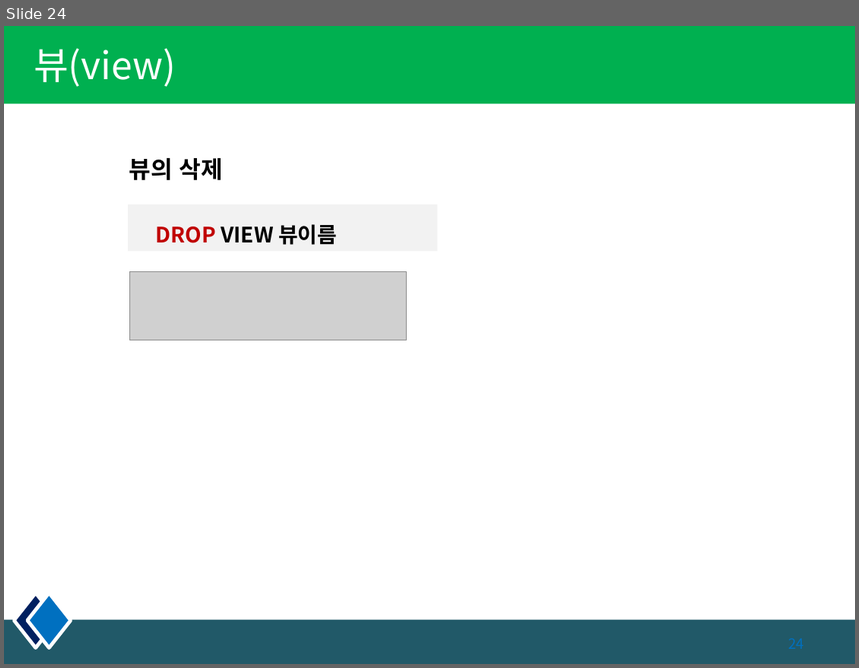
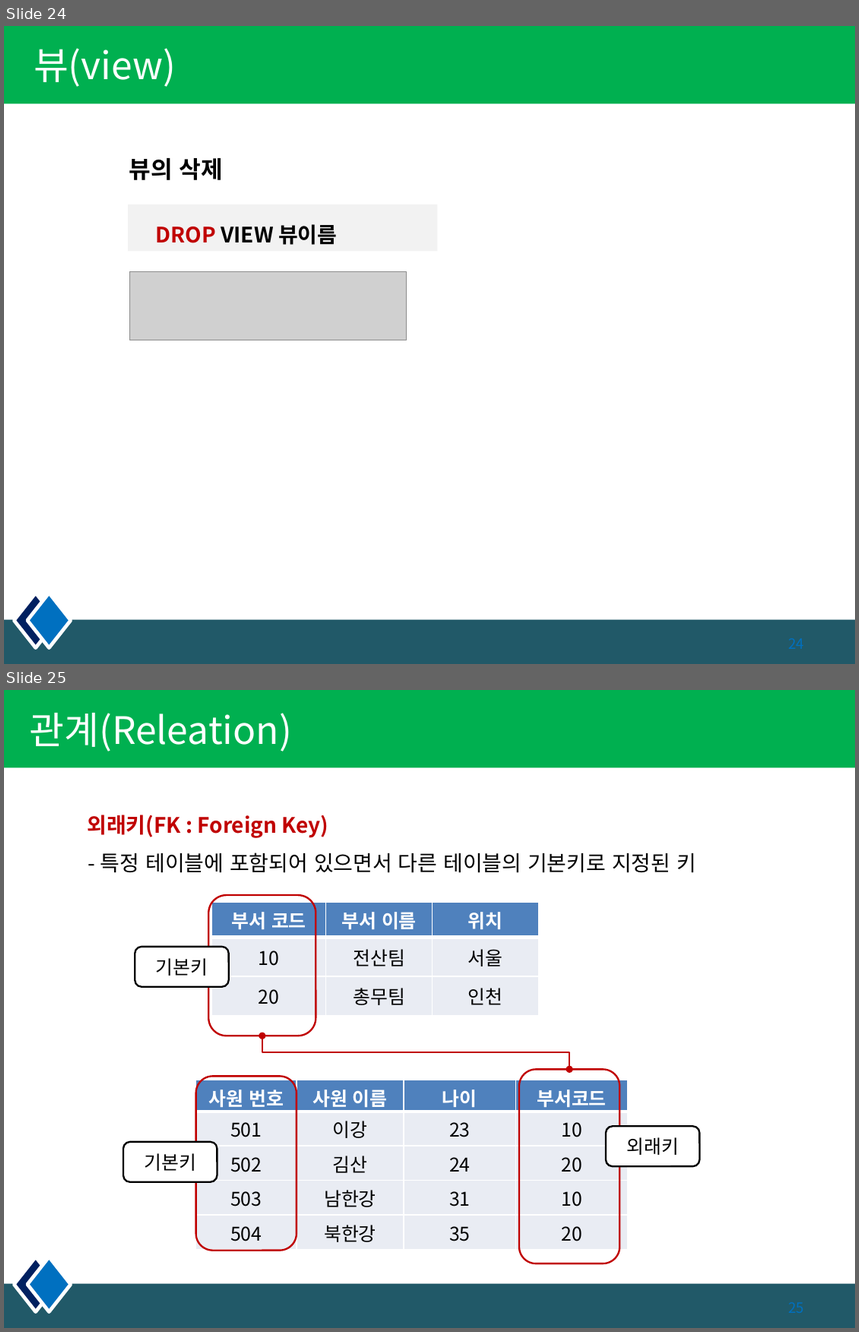
Before and after one commit to kiyongee2/dbworks, a slide deck: DB_PPT/3장. select_join.pptx. Shown one above the other, each under a label of ours: slide 24 before the commit, slides 24 and 25 after it. The pictures are 859x668 and 859x1332 pixels, drawn with LibreOffice and Linux fonts; fonts in the diff are those of the drawing; grey boxes stand for pictures. Boxes give left, top, right and bottom in pixels: in the first picture for what was removed or moved away, otherwise in the second. Text is boxed around its words. In the diff, an @@ line names an element or a change of style, - is before the commit and + after.

```diff
--- a/DB_PPT/3장. select_join.pptx
+++ b/DB_PPT/3장. select_join.pptx
@@ slide 25 added at bbox=[4, 690, 855, 1328], background #FFFFFF; not listed: 4 template elements that a slide beside it also shows @@
@@ title added at bbox=[30, 713, 292, 752], 32 pt, text #FFFFFF @@
+관계(Releation)
@@ text added at bbox=[87, 815, 696, 873], 18 pt, text #000000 @@
+외래키(FK : Foreign Key)
+- 특정 테이블에 포함되어 있으면서 다른 테이블의 기본키로 지정된 키
@@ rounded rectangle added at bbox=[208, 895, 316, 1036], outline #C00000 1.5 pt @@
@@ table added at bbox=[211, 902, 538, 1016], 3 rows, 3 columns @@
+부서 코드 | 부서 이름 | 위치
+10 | 전산팀 | 서울
+20 | 총무팀 | 인천
@@ rounded rectangle added at bbox=[135, 947, 229, 987], fill #FFFFFF, outline #000000 1.5 pt, 16 pt, text #000000 @@
+기본키
@@ elbow double arrow added from (262, 1036) to (569, 1070), #C00000 1.5 pt @@
@@ rounded rectangle added at bbox=[196, 1076, 297, 1251], outline #C00000 1.5 pt @@
@@ rounded rectangle added at bbox=[519, 1070, 620, 1264], outline #C00000 1.5 pt @@
@@ table added at bbox=[196, 1080, 629, 1249], 5 rows, 4 columns @@
+사원 번호 | 사원 이름 | 나이 | 부서코드
+501 | 이강 | 23 | 10
+502 | 김산 | 24 | 20
+503 | 남한강 | 31 | 10
+504 | 북한강 | 35 | 20
@@ rounded rectangle added at bbox=[123, 1142, 217, 1182], fill #FFFFFF, outline #000000 1.5 pt, 16 pt, text #000000 @@
+기본키
@@ rounded rectangle added at bbox=[606, 1127, 699, 1167], fill #FFFFFF, outline #000000 1.5 pt, 16 pt, text #000000 @@
+외래키
```
Also in this commit, not shown: 3 other slides added, 4 other files.
